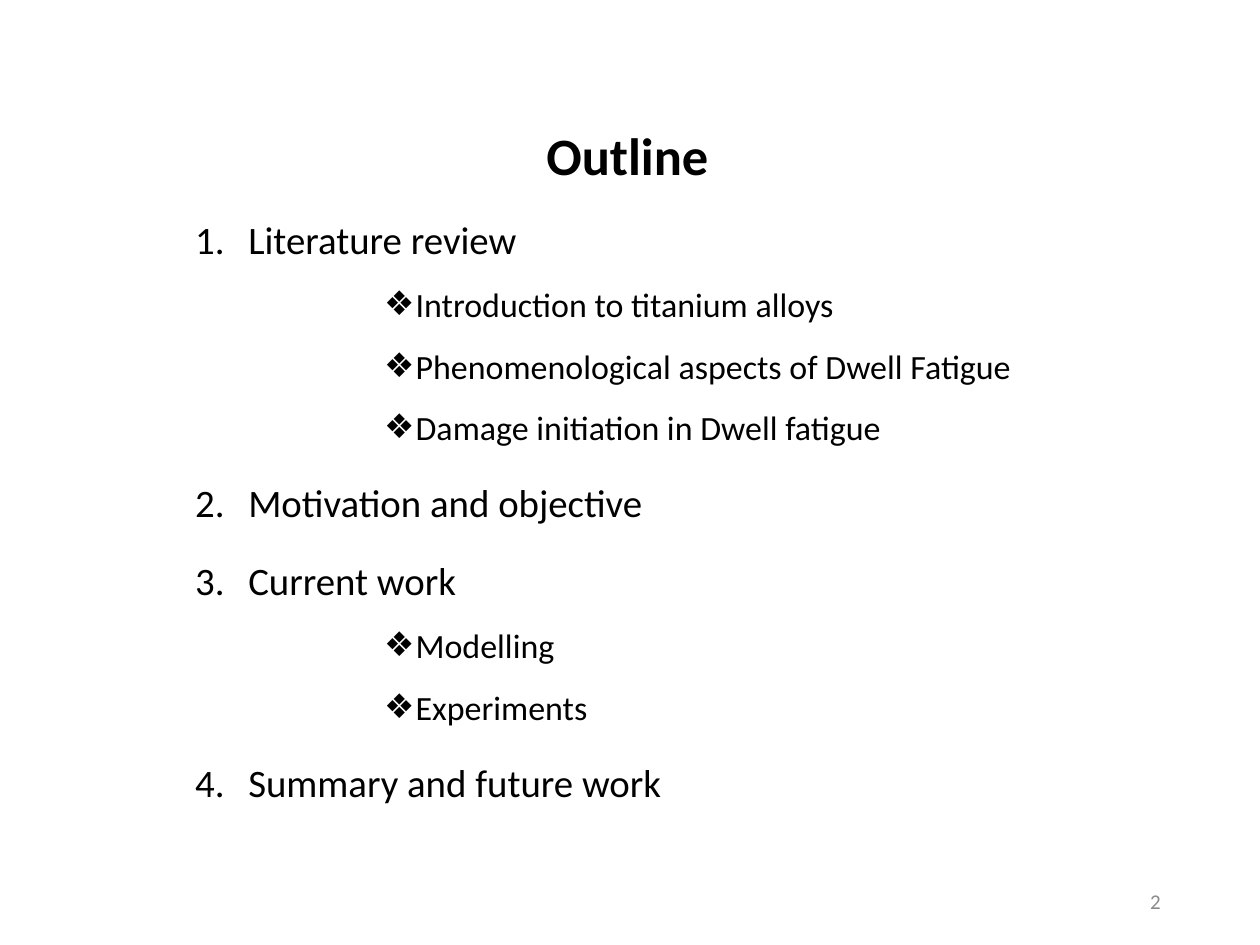
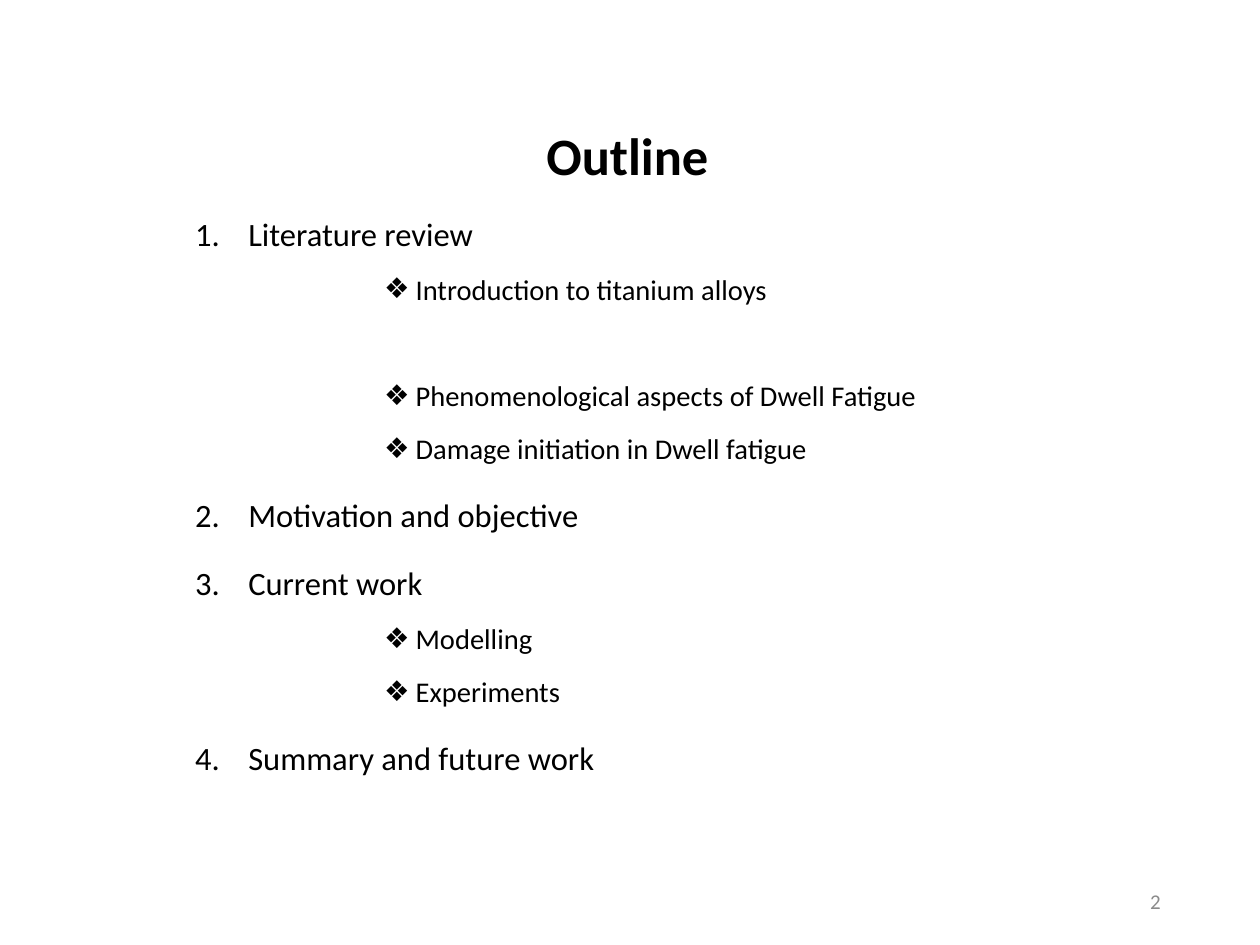
Before and after one commit to Sharanc25/Elements, a slide deck: slide 2 of Thesis/Comprehensive Exam/References/yazar.pptx. Drawn at 1260x945 pixels with LibreOffice and Linux fonts; fonts in the diff are those of the drawing. Boxes give left, top, right and bottom in pixels: in the first picture for what was removed or moved away, otherwise in the second. Text is boxed around its words. In the diff, an @@ line names an element or a change of style, - is before the commit and + after.

Commit message:
/ ‘Thesis/Comprehensive Exam/References/yazar.pptx’

```diff
--- a/Thesis/Comprehensive Exam/References/yazar.pptx
+++ b/Thesis/Comprehensive Exam/References/yazar.pptx
@@ text "Literature review" at box(248, 223, 915, 776): size 22.2 to 18.6 pt in "Literature review", "Motivation and objective", "Current work", "Summary and future work"; size 19.4 to 16.3 pt in "Introduction to titanium alloys", "Phenomenological aspects of Dwell Fatigue", "Damage initiation in Dwell fatigue", "Modelling" and 1 more places @@
```
